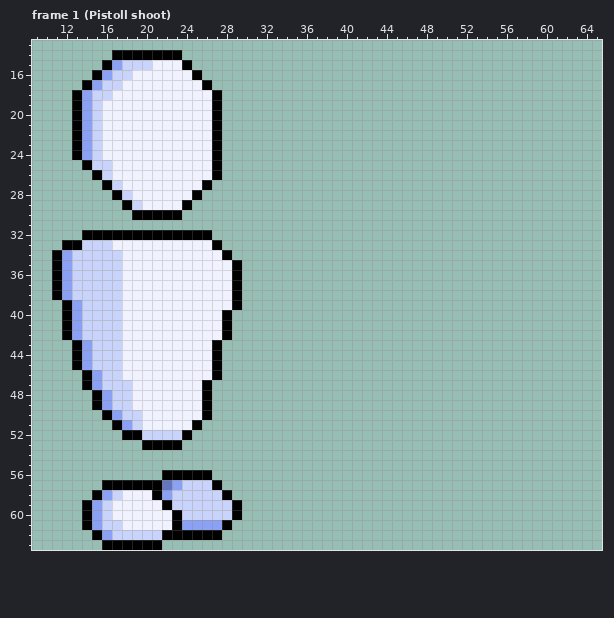
Two states of a pixel-art file, Sprites and animations/Pistol Animation.aseprite. The first picture shows the starting point.
64x64 pixels, 37 frames. Colours within 5 levels of each other are drawn and written as one. Shown: frame 1 (Pistoll shoot): x 9..65, y 13..63. The old version is drawn lined up with the new one, on the new canvas. The commit also changed other frames, which this record leaves out.
Now the later version:
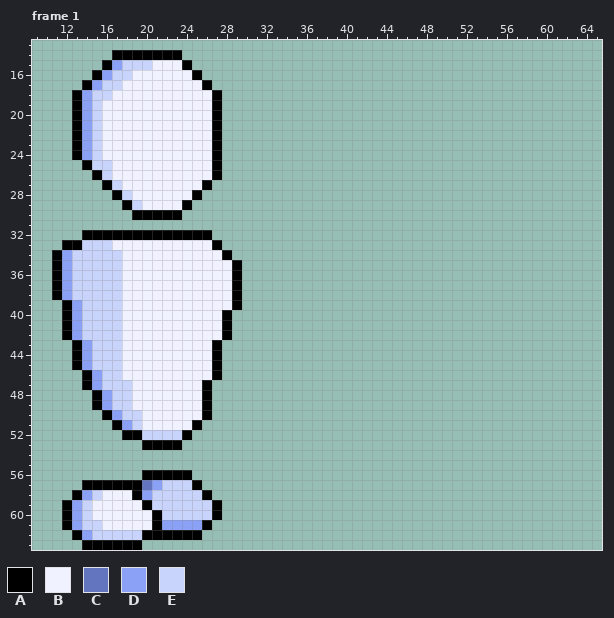
Palette (. is transparent): A #000000  B #f1f2ff  C #6275be  D #8aa1f6  E #c9d4fd
Message: Gun shooting animation done
From old to new:
canvas 64x64 -> 80x64, the old top-left corner now at 8,10 (the part of the old canvas that was cut away was empty and is not shown)
Frame 1:
The edit adds colour A in row 56 at x 20 to 21; in row 57 at x 14 to 15; in row 58 at x 13; in rows 59 to 61 at x 12; in row 62 at x 13; in row 63 at x 14 to 15.
Colour B gives way to colour A in row 58 at x 19; in row 59 at x 20; in rows 60 to 61 at x 21.
Colour D gives way to colour A in row 61 at x 26.
Colour E gives way to colour A in row 57 at x 25; in row 58 at x 26; in rows 59 to 60 at x 27; in row 62 at x 20 to 21.
Colour D gives way to colour B in row 58 at x 16; in rows 59 to 60 at x 15.
Colour E gives way to colour B in row 58 at x 17; in rows 59 to 60 at x 16; in row 61 at x 16 to 17.
Colour A gives way to colour C in row 57 at x 20.
The edit adds colour D in row 58 at x 14; in rows 59 to 61 at x 13; in row 62 at x 14.
Colour A gives way to colour D in row 57 at x 21; in row 61 at x 23.
Colour B gives way to colour D in row 58 at x 20; in row 61 at x 22.
Colour A gives way to colour E in row 58 at x 15 and 21; in row 59 at x 14 and 22; in row 60 at x 14 and 23; in row 61 at x 14; in row 62 at x 15.
Colour B gives way to colour E in row 59 at x 21; in row 60 at x 22.
Colour C gives way to colour E in row 57 at x 22.
Colour D gives way to colour E in row 57 at x 23; in row 58 at x 22; in row 61 at x 15; in row 62 at x 16.
Colour A is gone in row 56 at x 25 to 26; in row 57 at x 27; in row 58 at x 28; in rows 59 to 60 at x 29; in row 61 at x 28; in row 62 at x 26 to 27.
Colour A is gone in row 63 at x 20 to 21.
Colour D is gone in row 61 at x 27.
Colour E is gone in row 57 at x 26; in row 58 at x 27; in rows 59 to 60 at x 28.
Pixel boxes of the changes (left, top, right, bottom) in both pictures:
changed: (62, 470, 242, 550)
